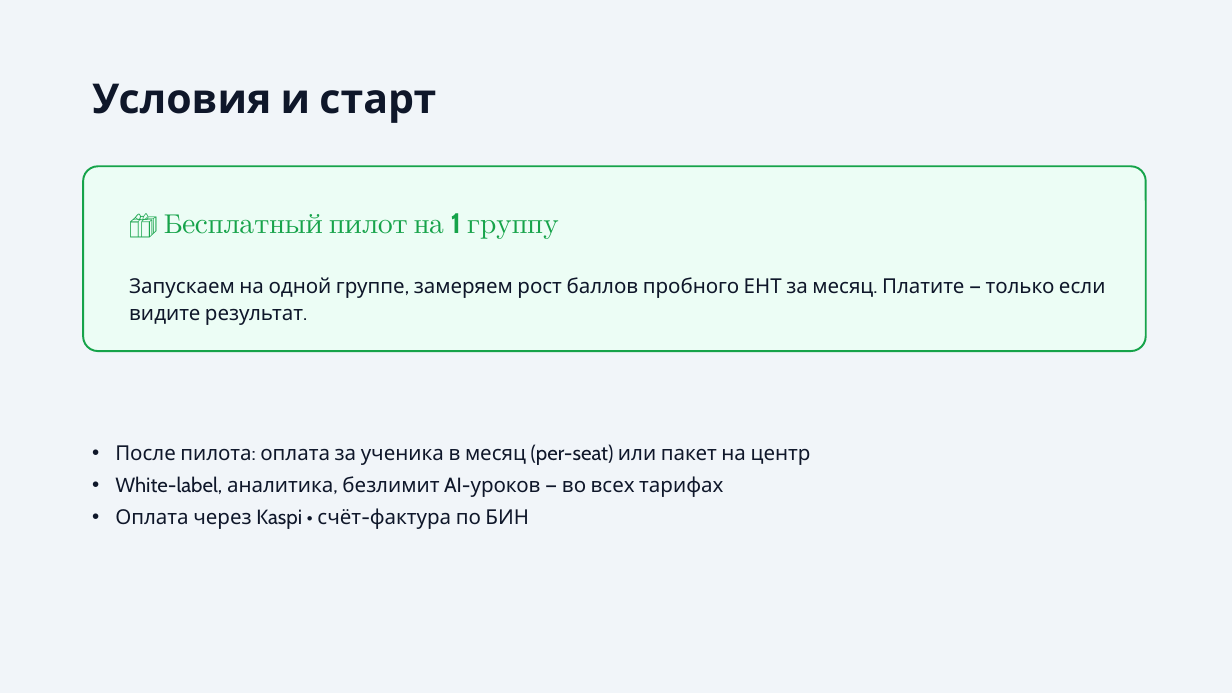
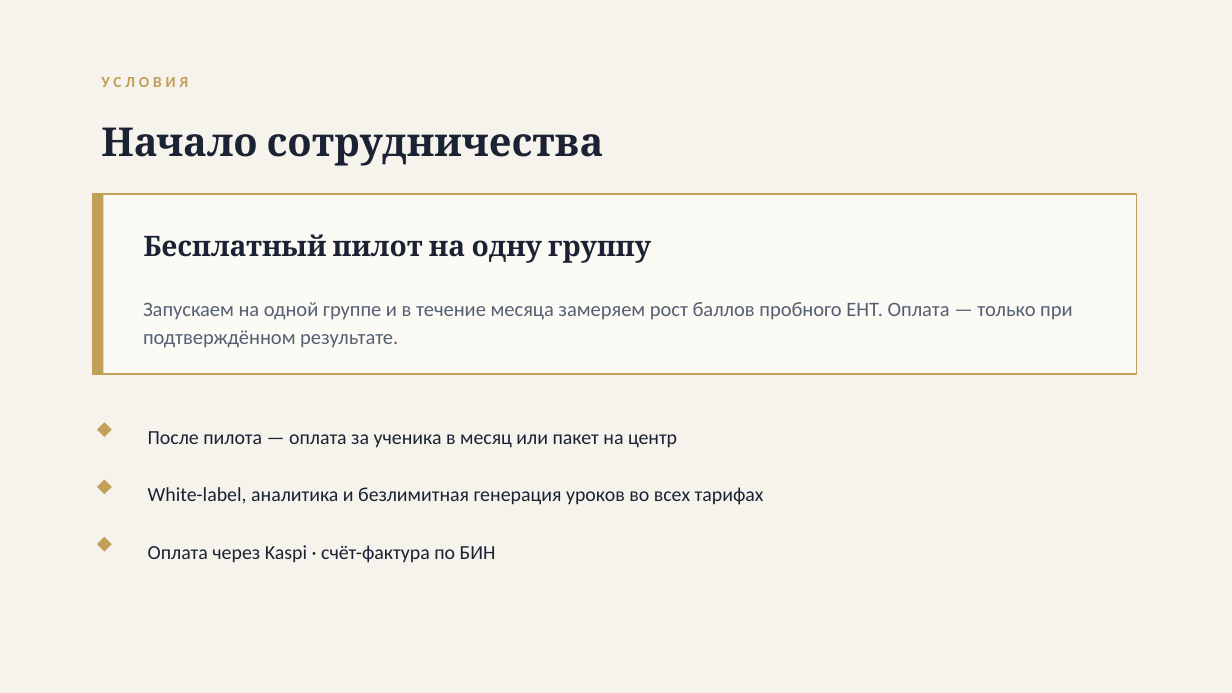
Before and after one commit to alibekovakarakat5-png/study_hub_Karakat, a slide deck: slide 10 of docs/pitch/StudyHub-Pitch-RU.pptx. Drawn at 1232x693 pixels with LibreOffice and Linux fonts; fonts in the diff are those of the drawing. Boxes give left, top, right and bottom in pixels: in the first picture for what was removed or moved away, otherwise in the second. Text is boxed around its words. In the diff, an @@ line names an element or a change of style, - is before the commit and + after.

```diff
--- a/docs/pitch/StudyHub-Pitch-RU.pptx
+++ b/docs/pitch/StudyHub-Pitch-RU.pptx
@@ background #F1F5F9 to #F6F3EC @@
@@ text at (x1=101, y1=77, x2=188, y2=87): text changed; size 32 to 12 pt; font Cabin to Calibri; text colour #0F172A to #C2A05A @@
-Условия и старт
+УСЛОВИЯ
@@ text added at (x1=101, y1=127, x2=604, y2=166), 31 pt, text #1A2233, bold @@
+Начало сотрудничества
@@ rounded rectangle removed at (x1=83, y1=166, x2=1146, y2=351) @@
@@ rectangle added at (x1=92, y1=194, x2=1137, y2=374), fill #FBFAF5, outline #C2A05A 1.25 pt @@
@@ rectangle added at (x1=92, y1=194, x2=104, y2=374), fill #C2A05A @@
@@ text at (x1=143, y1=234, x2=651, y2=263): text changed; font Cabin to Cambria; text colour #16A34A to #1A2233 @@
-🎁 Бесплатный пилот на 1 группу
+Бесплатный пилот на одну группу
@@ text at (x1=143, y1=302, x2=1072, y2=348): text changed; font Cabin to Calibri; text colour #0F172A to #566073 @@
-Запускаем на одной группе, замеряем рост баллов пробного ЕНТ за месяц. Платите — только если видите результат.
+Запускаем на одной группе и в течение месяца замеряем рост баллов пробного ЕНТ. Оплата — только при подтверждённом результате.
@@ diamond added at (x1=97, y1=422, x2=112, y2=437), fill #C2A05A @@
@@ text at (x1=148, y1=431, x2=677, y2=448): text changed; size 16 to 15.5 pt; font Cabin to Calibri; text colour #0F172A to #1A2233 @@
-• После пилота: оплата за ученика в месяц (per-seat) или пакет на центр
-• White-label, аналитика, безлимит AI-уроков — во всех тарифах
-• Оплата через Kaspi • счёт-фактура по БИН
+После пилота — оплата за ученика в месяц или пакет на центр
@@ diamond added at (x1=97, y1=480, x2=112, y2=494), fill #C2A05A @@
@@ text added at (x1=148, y1=487, x2=764, y2=505), 15.5 pt, text #1A2233 @@
+White-label, аналитика и безлимитная генерация уроков во всех тарифах
@@ diamond added at (x1=97, y1=537, x2=112, y2=552), fill #C2A05A @@
@@ text added at (x1=148, y1=545, x2=496, y2=563), 15.5 pt, text #1A2233 @@
+Оплата через Kaspi · счёт-фактура по БИН
```
Also in this commit, not shown: 9 other slides changed, 1 slide added, 1 slide removed, 5 other files.
